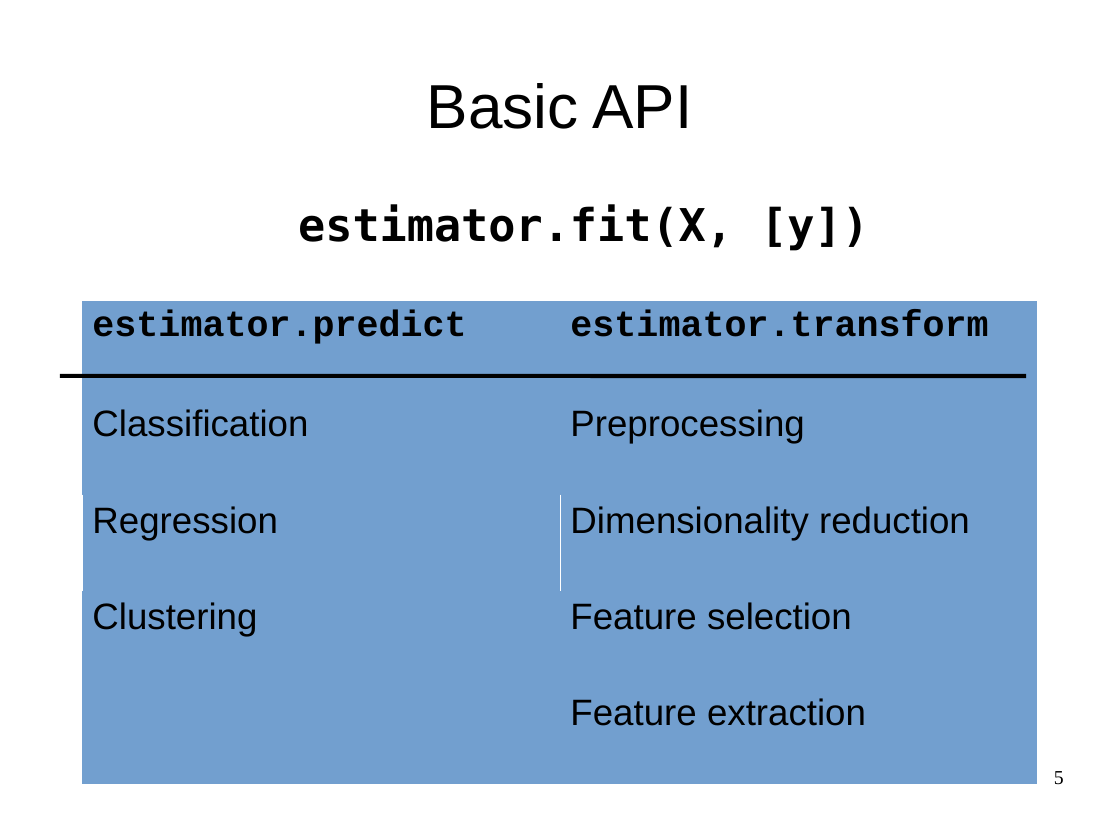
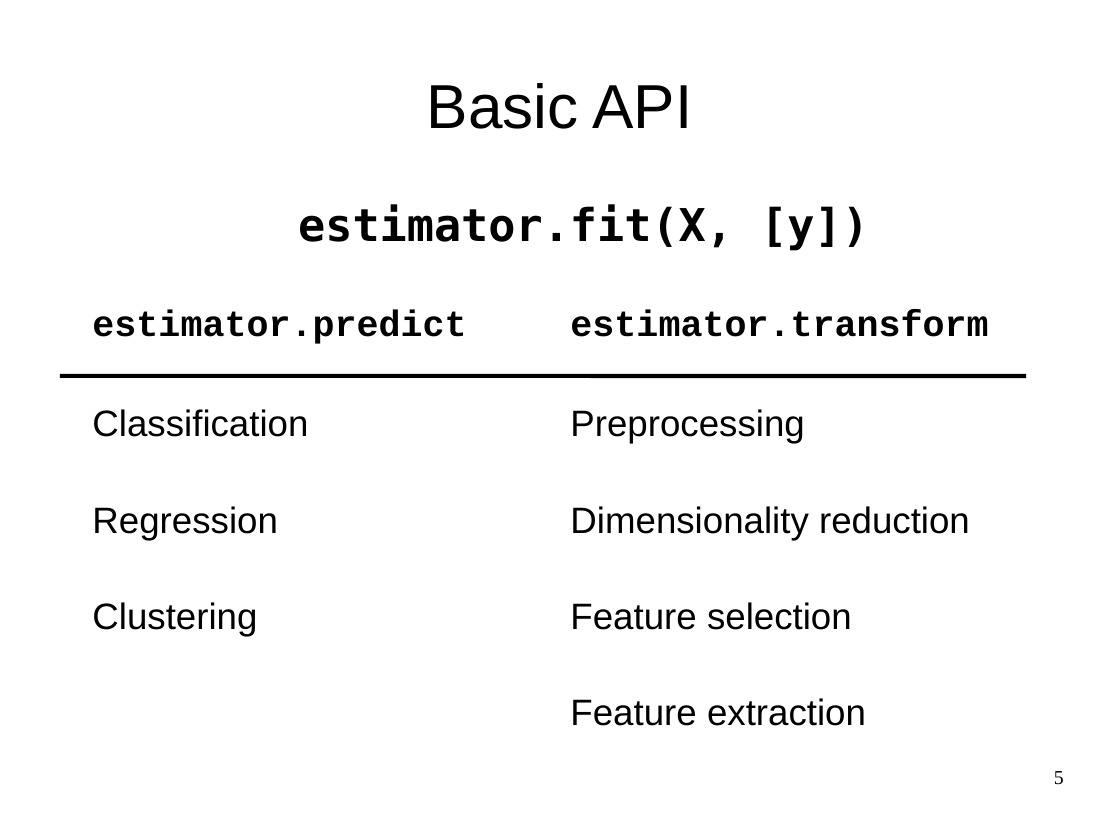
Before and after one commit to amueller/talks_odt, a slide deck: slide 5 of 2017/cool-new-stuff-sklearn.odp. Drawn at 1120x840 pixels with LibreOffice and Linux fonts; fonts in the diff are those of the drawing. Boxes give left, top, right and bottom in pixels: in the first picture for what was removed or moved away, otherwise in the second. Text is boxed around its words. In the diff, an @@ line names an element or a change of style, - is before the commit and + after.

```diff
--- a/2017/cool-new-stuff-sklearn.odp
+++ b/2017/cool-new-stuff-sklearn.odp
@@ table at (x1=82, y1=301, x2=1037, y2=784) @@
@@ fill #729FCF to #FFFFFF in 10 cells @@
@@ borders changed @@
```
Also in this commit, not shown: 4 other slides changed, 5 other files.
